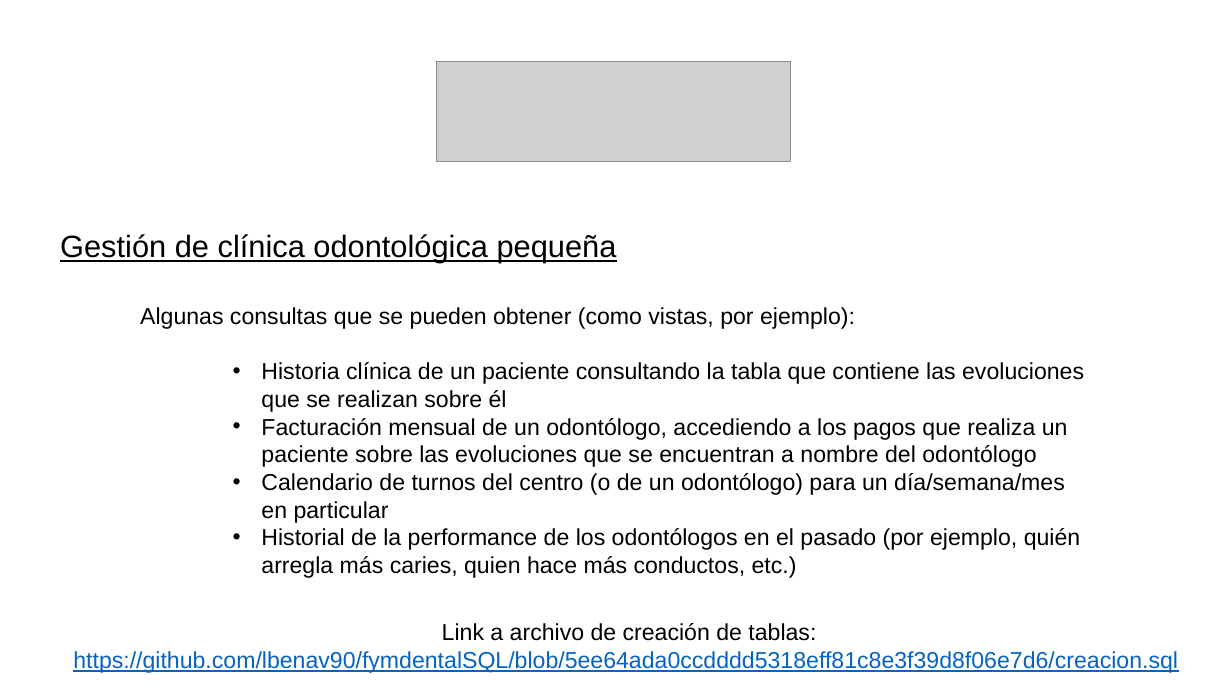
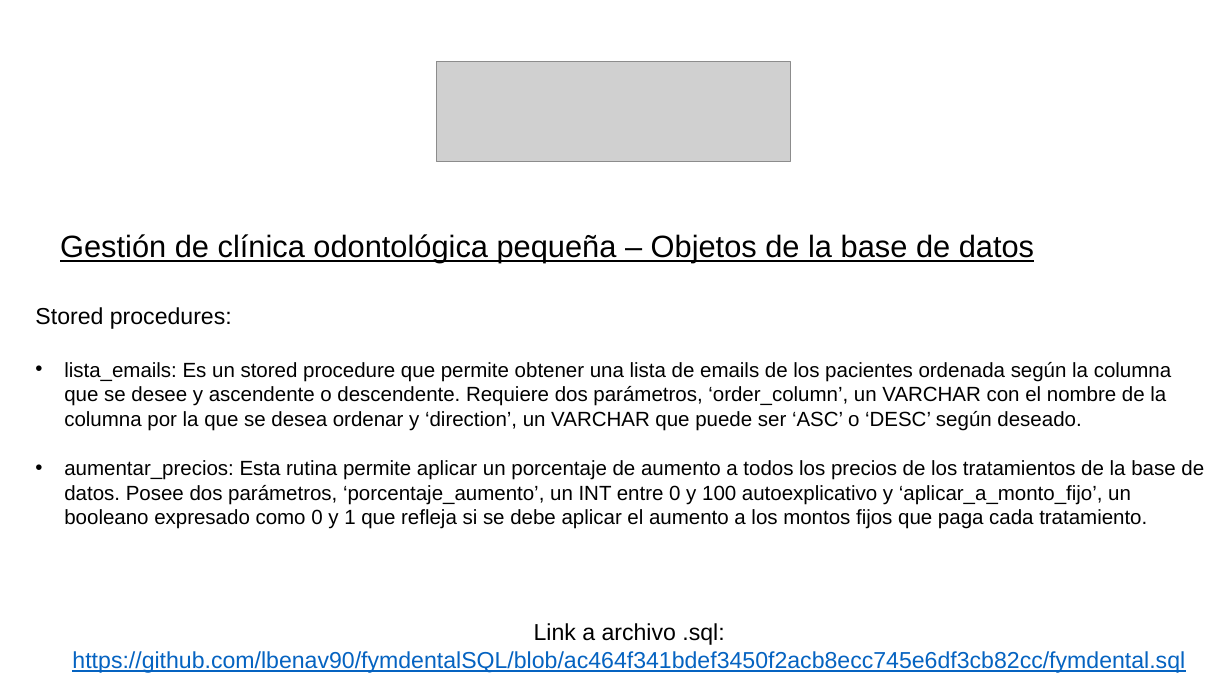
Before and after one commit to lbenav90/fymdentalSQL, a slide deck: slide 4 of benavidesSQL2.pptx. Drawn at 1232x693 pixels with LibreOffice and Linux fonts; fonts in the diff are those of the drawing; grey boxes stand for pictures. Boxes give left, top, right and bottom in pixels: in the first picture for what was removed or moved away, otherwise in the second. Text is boxed around its words. In the diff, an @@ line names an element or a change of style, - is before the commit and + after.

```diff
--- a/benavidesSQL2.pptx
+++ b/benavidesSQL2.pptx
@@ text at <box>60,234,1034,263</box>: text changed @@
-Gestión de clínica odontológica pequeña
+Gestión de clínica odontológica pequeña – Objetos de la base de datos
@@ text at <box>35,307,1204,529</box>: text changed; size 18 to 16 pt @@
-Algunas consultas que se pueden obtener (como vistas, por ejemplo):
-    • Historia clínica de un paciente consultando la tabla que contiene las evoluciones que se realizan sobre él
-    • Facturación mensual de un odontólogo, accediendo a los pagos que realiza un paciente sobre las evoluciones que se encuentran a nombre del odontólogo
-    • Calendario de turnos del centro (o de un odontólogo) para un día/semana/mes en particular
-    • Historial de la performance de los odontólogos en el pasado (por ejemplo, quién arregla más caries, quien hace más conductos, etc.)
+Stored procedures:
+• lista_emails: Es un stored procedure que permite obtener una lista de emails de los pacientes ordenada según la columna que se desee y ascendente o descendente. Requiere dos parámetros, ‘order_column’, un VARCHAR con el nombre de la columna por la que se desea ordenar y ‘direction’, un VARCHAR que puede ser ‘ASC’ o ‘DESC’ según deseado.
+• aumentar_precios: Esta rutina permite aplicar un porcentaje de aumento a todos los precios de los tratamientos de la base de datos. Posee dos parámetros, ‘porcentaje_aumento’, un INT entre 0 y 100 autoexplicativo y ‘aplicar_a_monto_fijo’, un booleano expresado como 0 y 1 que refleja si se debe aplicar el aumento a los montos fijos que paga cada tratamiento.
@@ text at <box>72,623,1185,673</box>: text changed @@
-Link a archivo de creación de tablas: https://github.com/lbenav90/fymdentalSQL/blob/5ee64ada0ccdddd5318eff81c8e3f39d8f06e7d6/creacion.sql
+Link a archivo .sql:
+https://github.com/lbenav90/fymdentalSQL/blob/ac464f341bdef3450f2acb8ecc745e6df3cb82cc/fymdental.sql
```
Also in this commit, not shown: 2 other slides changed, 6 slides added.
